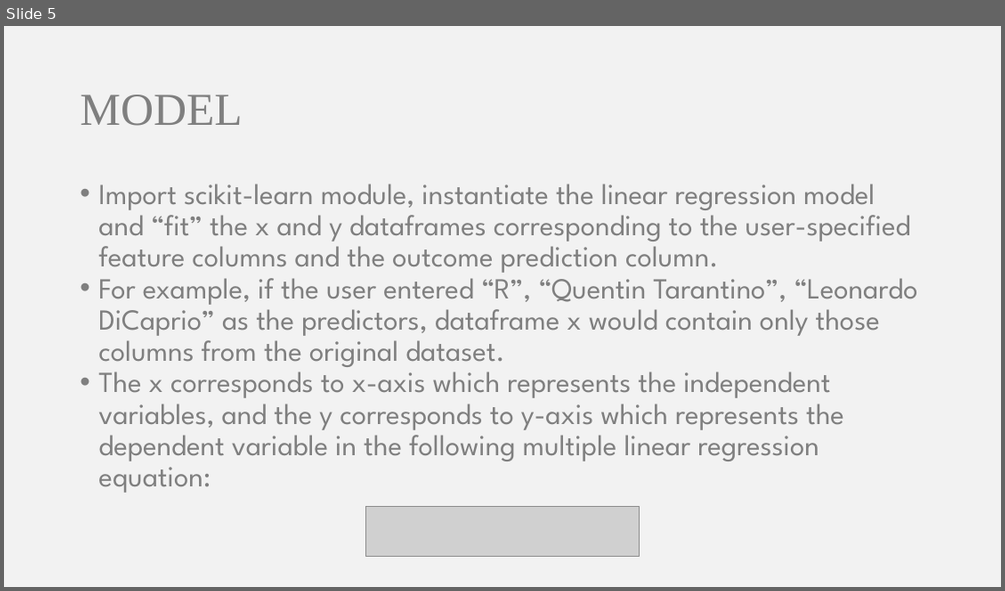
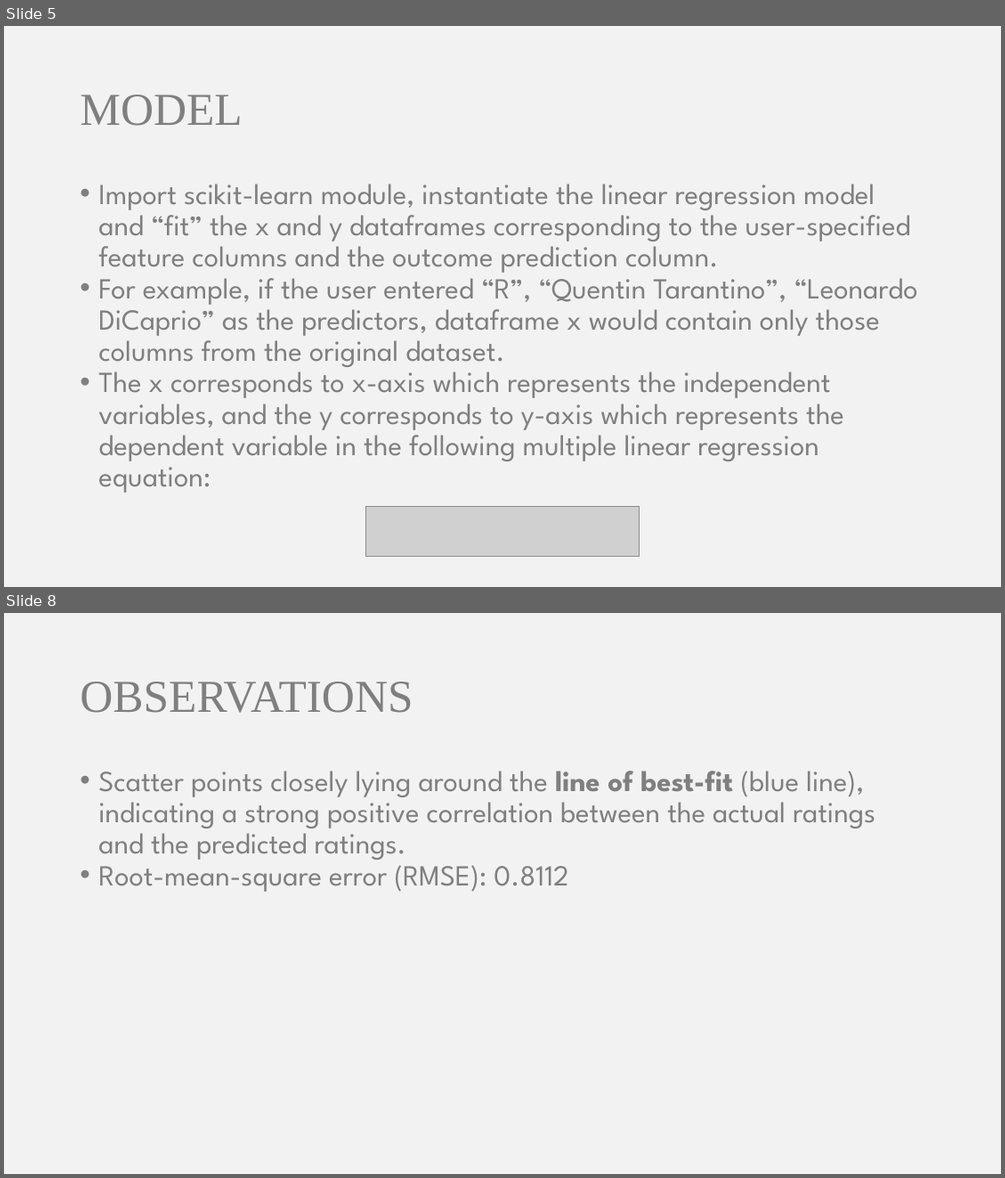
Before and after one commit to somyamohanty/Data_Dawgs, a slide deck: presentations/Presentation 2.pptx. Shown one above the other, each under a label of ours: slide 5 before the commit, slides 5 and 8 after it; the slides between them are not shown. The pictures are 1005x591 and 1005x1178 pixels, drawn with LibreOffice and Linux fonts; fonts in the diff are those of the drawing; grey boxes stand for pictures. Boxes give left, top, right and bottom in pixels: in the first picture for what was removed or moved away, otherwise in the second. Text is boxed around its words. In the diff, an @@ line names an element or a change of style, - is before the commit and + after.

```diff
--- a/presentations/Presentation 2.pptx
+++ b/presentations/Presentation 2.pptx
@@ slide 8 added at (x1=4, y1=613, x2=1001, y2=1174), background #F2F2F2 @@
@@ title added at (x1=80, y1=682, x2=413, y2=713), 44 pt, text #7F7F7F @@
+OBSERVATIONS
@@ text added at (x1=98, y1=771, x2=875, y2=892), 28 pt, text #7F7F7F @@
+• Scatter points closely lying around the line of best-fit (blue line), indicating a strong positive correlation between the actual ratings and the predicted ratings.
+• Root-mean-square error (RMSE): 0.8112
```
Also in this commit, not shown: 2 slides changed, 1 other slide added, 1 other file.
